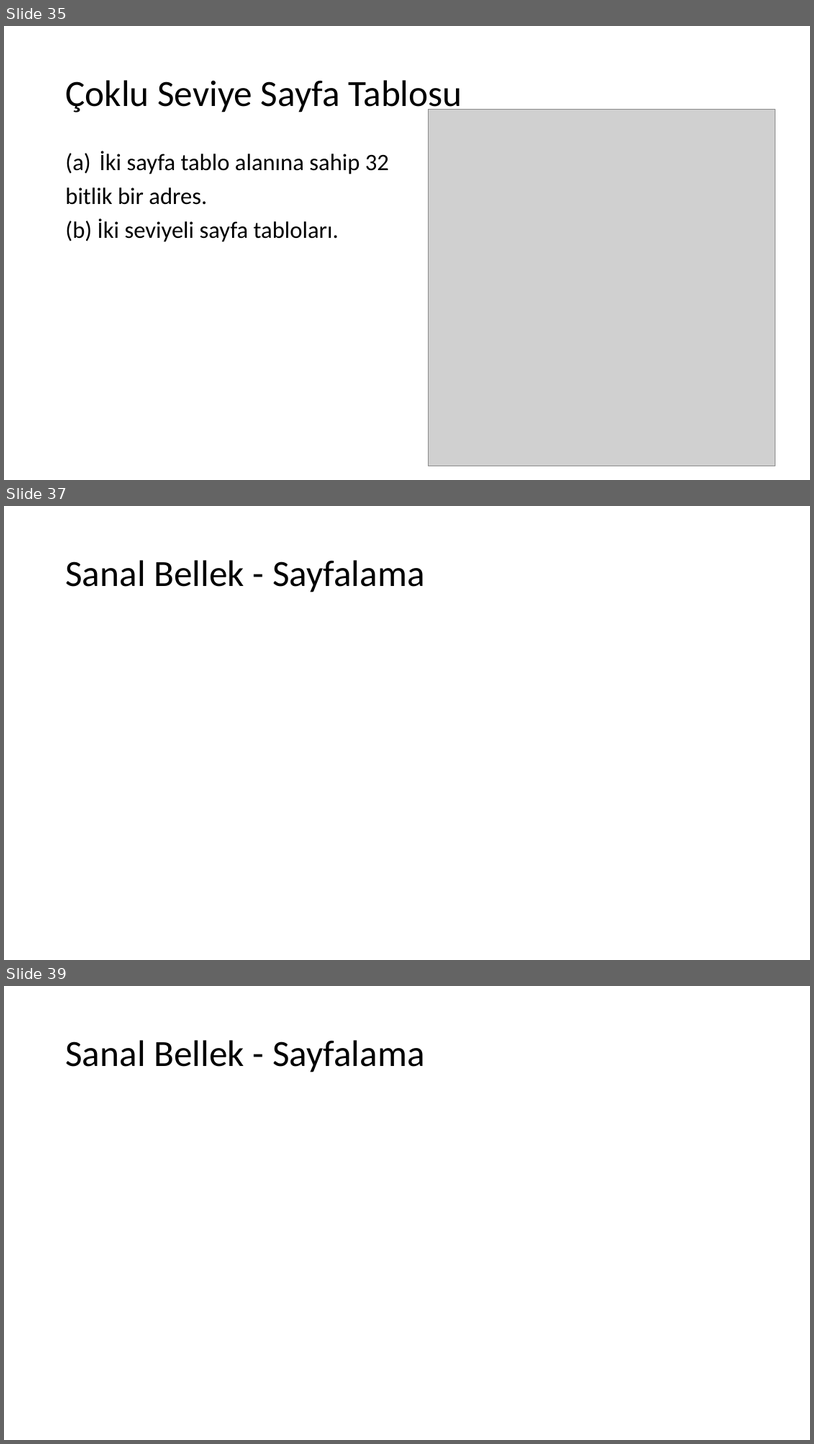
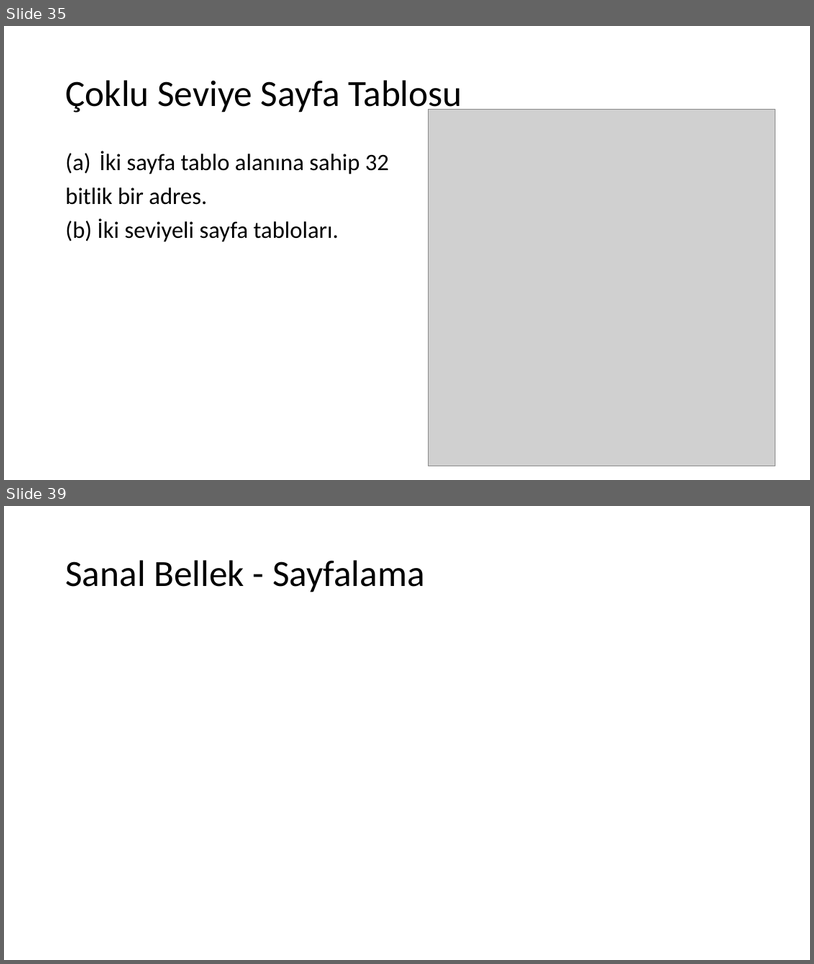
Before and after one commit to sercankulcu/sercankulcu.github.io, a slide deck: files/os/3_Bolum_3_Bellek.pptx. Shown one above the other, each under a label of ours: slides 35, 37 and 39 before the commit, slides 35 and 39 after it; the slides between them are not shown. The pictures are 814x1444 and 814x964 pixels, drawn with LibreOffice and Linux fonts; fonts in the diff are those of the drawing; grey boxes stand for pictures. Boxes give left, top, right and bottom in pixels: in the first picture for what was removed or moved away, otherwise in the second. Text is boxed around its words. In the diff, an @@ line names an element or a change of style, - is before the commit and + after.

```diff
--- a/files/os/3_Bolum_3_Bellek.pptx
+++ b/files/os/3_Bolum_3_Bellek.pptx
@@ slide 37 removed at (4,506,810,960), background #FFFFFF @@
@@ title removed at (65,560,425,592) @@
-Sanal Bellek - Sayfalama
```
Also in this commit, not shown: 1 slide changed, 2 slides added, 1 other slide removed.
